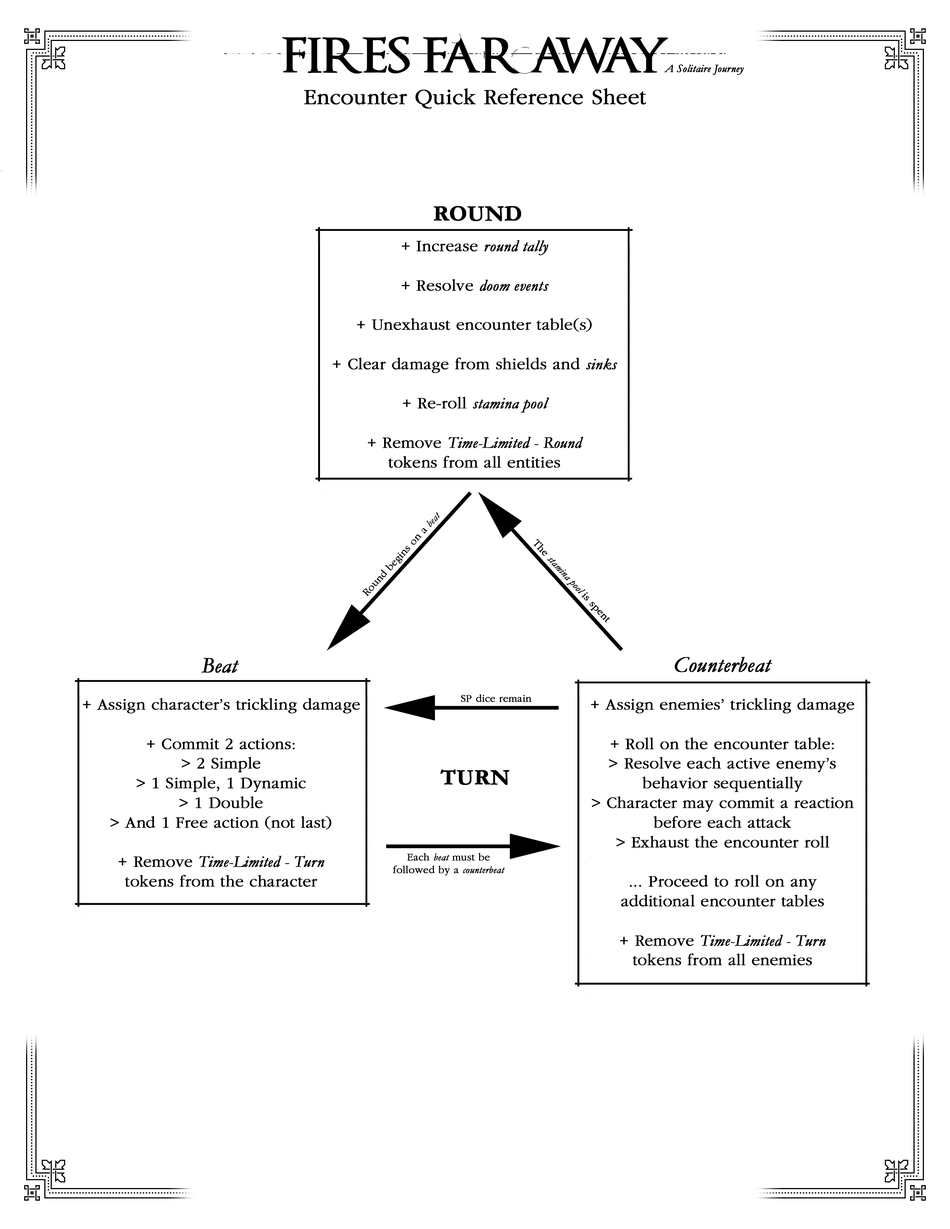
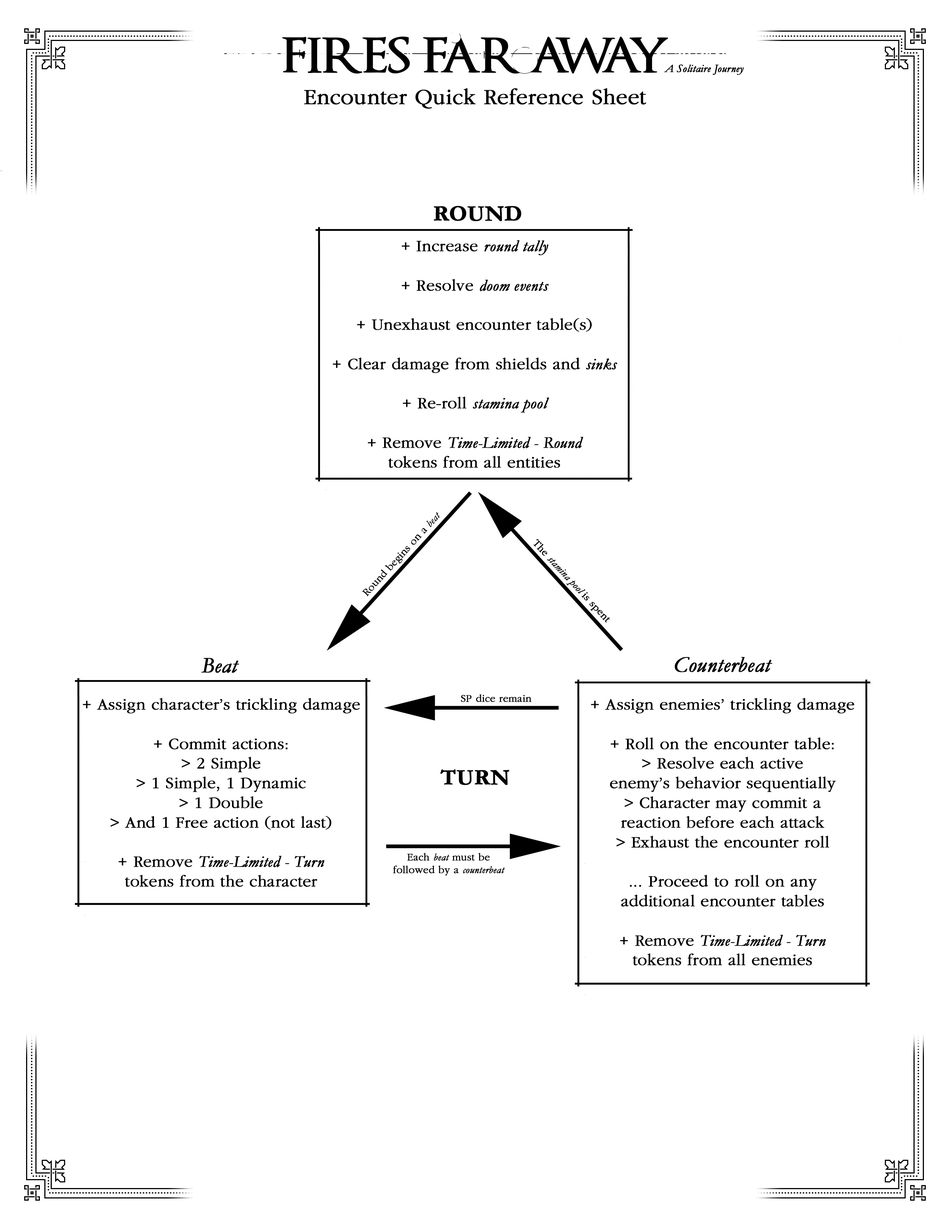
Layers edited between the first and the second 950×1229 image:
renamed "+ Assign character’s trickling damage + Commit 2 actions: > 2" to "+ Assign character’s trickling damage + Commit actions: > 2 Si", painted on it over (146, 738, 295, 750)
painted on "+ Assign enemies’ trickling damage + Roll on the encounter tab" over (591, 756, 854, 829)
